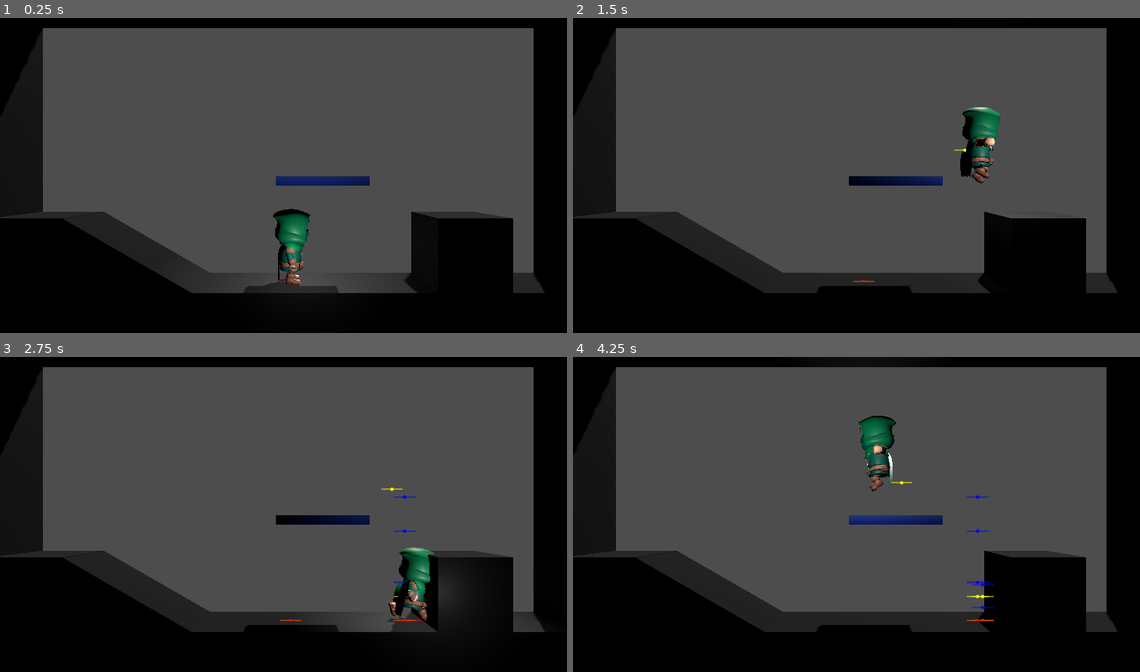
Above: before the commit, frames 1-4 (two rows, left to right).
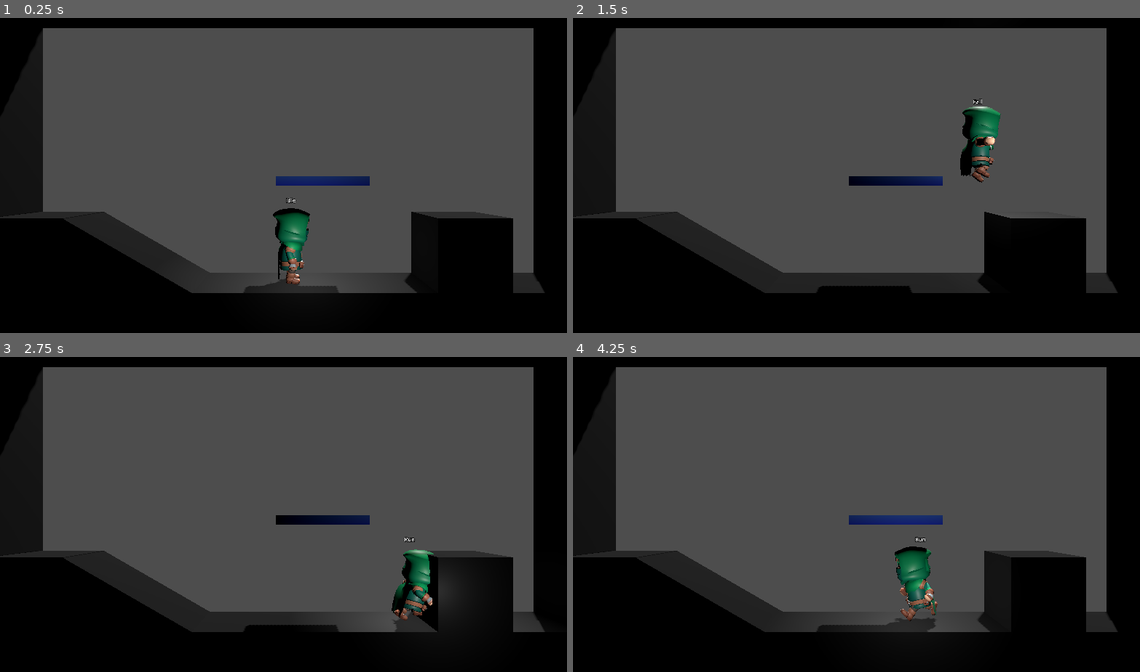
Above: after the commit, the same moments.

Repository: CaptainTiki/CastleMegaTroid
Game: Godot game, scene res://playground.tscn
The game is run twice, just before and just after one commit, with the same random seed, the same clock (stepped at 60 frames per second) and the same inputs.
Inputs:
- Up to frame 1 (0.25 s): no input
- Up to frame 2 (1.5 s): hold D (right) 0.53-1.28 s; hold Space (jump) 0.53-1.28 s; hold S (down) from 1.28 s (still down); tap Space (jump) at 1.35 s
- Up to frame 3 (2.75 s): tap Space (jump) at 1.52, 1.82 s; release S (down) at 2.03 s; hold D (right) from 2.03 s (still down); hold Space (jump) from 2.03 s (still down)
- Up to frame 4 (4.25 s): release D (right) at 2.78 s; release Space (jump) at 2.78 s; hold W (up) 2.78-3.53 s; tap Space (jump) at 2.85, 3.02, 3.32 s; hold A (left) from 3.53 s (still down); hold Space (jump) from 3.53 s (still down)

The runs differ from the first frame. In frame 1, 0.2% of the frame differs, in the area x 48-55%, y 56-86%; in frame 2, 0.3%; in frame 3, 0.9%; in frame 4, 3.5%, in the area x 47-75%, y 18-88%.

Commit message:
Basic Movement Complete

Diff:
--- a/player/player.gd
+++ b/player/player.gd
@@ -1,7 +1,7 @@
 extends CharacterBody3D
 class_name Player
 
-@export var debug : bool = true
+@export var debug : bool = false
 
 const DEBUG_JUMP_INDICATOR = preload("uid://dnvlpo5adi8a5")
 
@@ -15,7 +15,8 @@
 @onready var standing_collision_shape: CollisionShape3D = %StandingCollisionShape
 @onready var crouching_collision_shape: CollisionShape3D = %CrouchingCollisionShape
 @onready var mesh_instance: Node3D = $CharacterScene
-@onready var one_way_detector: Node3D = %OneWayDetector
+@onready var one_way_detector: ShapeCast3D = %OneWayDetector
+@onready var one_way_platform_check: ShapeCast3D = $OneWayPlatformCheck
 @onready var animation_player: AnimationPlayer = $CharacterScene/AnimationPlayer
 #endregion
 
--- a/player/player.tscn
+++ b/player/player.tscn
@@ -10,11 +10,14 @@
 
 [sub_resource type="CapsuleShape3D" id="CapsuleShape3D_g6k8r"]
 radius = 0.4
-height = 1.7
+height = 1.75
 
 [sub_resource type="CapsuleShape3D" id="CapsuleShape3D_bhunq"]
 radius = 0.4
 height = 1.0
+
+[sub_resource type="BoxShape3D" id="BoxShape3D_0qn2o"]
+size = Vector3(0.75, 0.25, 1)
 
 [node name="Player" type="CharacterBody3D" unique_id=1273615478]
 collision_layer = 256
@@ -125,34 +128,22 @@
 script = ExtResource("6_g6k8r")
 
 [node name="Label3D" type="Label3D" parent="." unique_id=1332228013]
-transform = Transform3D(1, 0, 0, 0, 1, 0, 0, 0, 1, 0, 2, 0)
+transform = Transform3D(1, 0, 0, 0, 1, 0, 0, 0, 1, 0, 2.4, 0)
 text = "Text"
 
-[node name="OneWayDetector" type="Node3D" parent="." unique_id=899190344]
+[node name="OneWayDetector" type="ShapeCast3D" parent="." unique_id=1039683150]
 unique_name_in_owner = true
+transform = Transform3D(1, 0, 0, 0, 1, 0, 0, 0, 1, 0, 0.85, 0)
+enabled = false
+shape = SubResource("CapsuleShape3D_g6k8r")
+target_position = Vector3(0, 0, 0)
+collision_mask = 2
+debug_shape_custom_color = Color(0.78352344, 0.7835234, 0.7835234, 1)
 
-[node name="FallRaycastL" type="RayCast3D" parent="OneWayDetector" unique_id=644496216]
-transform = Transform3D(1, 0, 0, 0, 1, 0, 0, 0, 1, -0.3, -0.2, 0)
-visible = false
+[node name="OneWayPlatformCheck" type="ShapeCast3D" parent="." unique_id=868269548]
 enabled = false
-target_position = Vector3(0, -0.25, 0)
+shape = SubResource("BoxShape3D_0qn2o")
+target_position = Vector3(0, 0, 0)
 collision_mask = 2
-hit_from_inside = true
-
-[node name="FallRaycastC" type="RayCast3D" parent="OneWayDetector" unique_id=574806221]
-transform = Transform3D(1, 0, 0, 0, 1, 0, 0, 0, 1, 0, -0.2, 0)
-visible = false
-enabled = false
-target_position = Vector3(0, -0.25, 0)
-collision_mask = 2
-hit_from_inside = true
-
-[node name="FallRaycastR" type="RayCast3D" parent="OneWayDetector" unique_id=959116661]
-transform = Transform3D(1, 0, 0, 0, 1, 0, 0, 0, 1, 0.3, -0.2, 0)
-visible = false
-enabled = false
-target_position = Vector3(0, -0.25, 0)
-collision_mask = 2
-hit_from_inside = true
 
 [editable path="CharacterScene"]
--- a/player/states/crouch.gd
+++ b/player/states/crouch.gd
@@ -15,12 +15,12 @@
 
 func handle_input(event: InputEvent) -> PlayerState:
 	if event.is_action_pressed("jump"):
-		if check_oneway_platform():
-			player.dropping_through_one_way = true
+		player.one_way_platform_check.force_shapecast_update()
+		if player.one_way_platform_check.is_colliding():
+			print("fall through")
 			player.set_collision_mask_value(2, false)
-			player.velocity.y = -1.5
+			player.position.y -= 0.5
 			return fall
-		return jump
 	return next_state
 
 func process(_delta: float) -> PlayerState:
@@ -36,10 +36,3 @@
 		return fall
 
 	return next_state
-
-func check_oneway_platform() -> bool:
-	for r in player.one_way_detector.get_children():
-		if r is RayCast3D:
-			if r.is_colliding():
-				return true
-	return false
--- a/player/states/fall.gd
+++ b/player/states/fall.gd
@@ -4,13 +4,12 @@
 @export var coyote_time: float = 0.125
 @export var gravity_fall_multiplier: float = 1.75
 @export var jump_buffer_time: float = 0.125
-@export var one_way_ignore_time: float = 0.5
 
 var coyote_timer: float = 0.0
 var jump_buffer_timer: float = 0.0
-var one_way_timer: float = 0.0
 var previous_gravity_multiplier: float = 1.0
 
+var one_way_collision_interruption : bool = false
 
 func enter() -> void:
 	player.animation_player.play("Jump_Idle")
@@ -20,19 +19,22 @@
 
 	coyote_timer = 0.0
 	jump_buffer_timer = 0.0
-	one_way_timer = 0.0
 
-	if player.dropping_through_one_way:
-		one_way_timer = one_way_ignore_time
-	elif player.previous_state != jump:
+	if player.previous_state != jump:
 		coyote_timer = coyote_time
 
+	player.one_way_detector.force_shapecast_update()
+	if not player.one_way_detector.is_colliding():
+		player.set_collision_mask_value(2, true)
+	else:
+		one_way_collision_interruption = true
 
 func exit() -> void:
 	player.animation_player.play("Jump_Land")
 	player.gravity_fall_multiplier = previous_gravity_multiplier
 	player.add_debug_indicator(Color.RED)
-
+	player.one_way_detector.enabled = false
+	jump_buffer_timer = 0
 
 func handle_input(event: InputEvent) -> PlayerState:
 	if event.is_action_pressed("jump"):
@@ -51,27 +53,14 @@
 	coyote_timer -= delta
 	jump_buffer_timer -= delta
 	player.velocity.x = player.direction.x * player.move_speed
-	if player.dropping_through_one_way:
-		one_way_timer -= delta
 
-		# Do not trust is_on_floor() during the drop-through.
-		if one_way_timer <= 0.0 and not check_oneway_platform():
+	if one_way_collision_interruption:
+		if not player.one_way_detector.is_colliding():
+			one_way_collision_interruption = false
 			player.set_collision_mask_value(2, true)
-			player.dropping_through_one_way = false
-		return next_state
-	# Normal falling logic.
-	if check_oneway_platform():
-		player.set_collision_mask_value(2, true)
 
 	if player.is_on_floor():
 		if jump_buffer_timer > 0.0:
 			return jump
 		return idle
 	return next_state
-
-
-func check_oneway_platform() -> bool:
-	for child in player.one_way_detector.get_children():
-		if child is RayCast3D and child.is_colliding():
-			return true
-	return false
--- a/player/states/jump.gd
+++ b/player/states/jump.gd
@@ -11,6 +11,11 @@
 	player.add_debug_indicator(Color.LIME_GREEN)
 	player.velocity.y = jump_velocity
 	player.set_collision_mask_value(2, false)
+
+	if player.previous_state == fall and not Input.is_action_pressed("jump"):
+		await get_tree().physics_frame
+		player.change_state( fall )
+
 
 func exit() -> void:
 	player.add_debug_indicator(Color.YELLOW)
